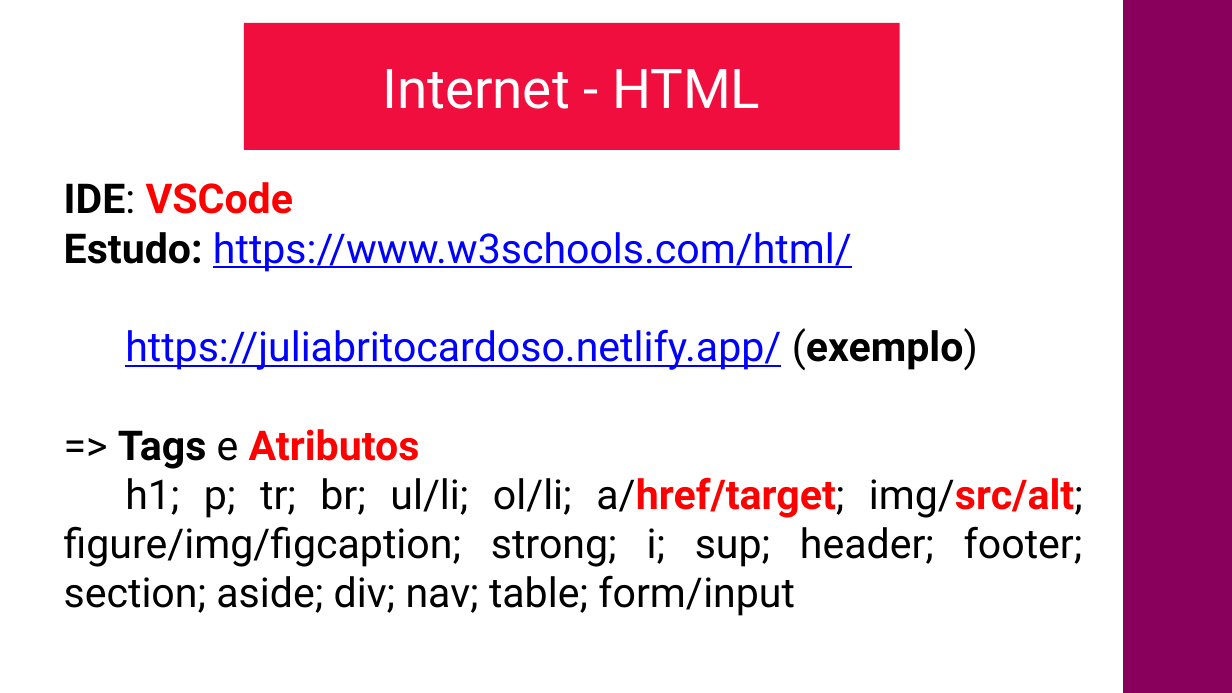
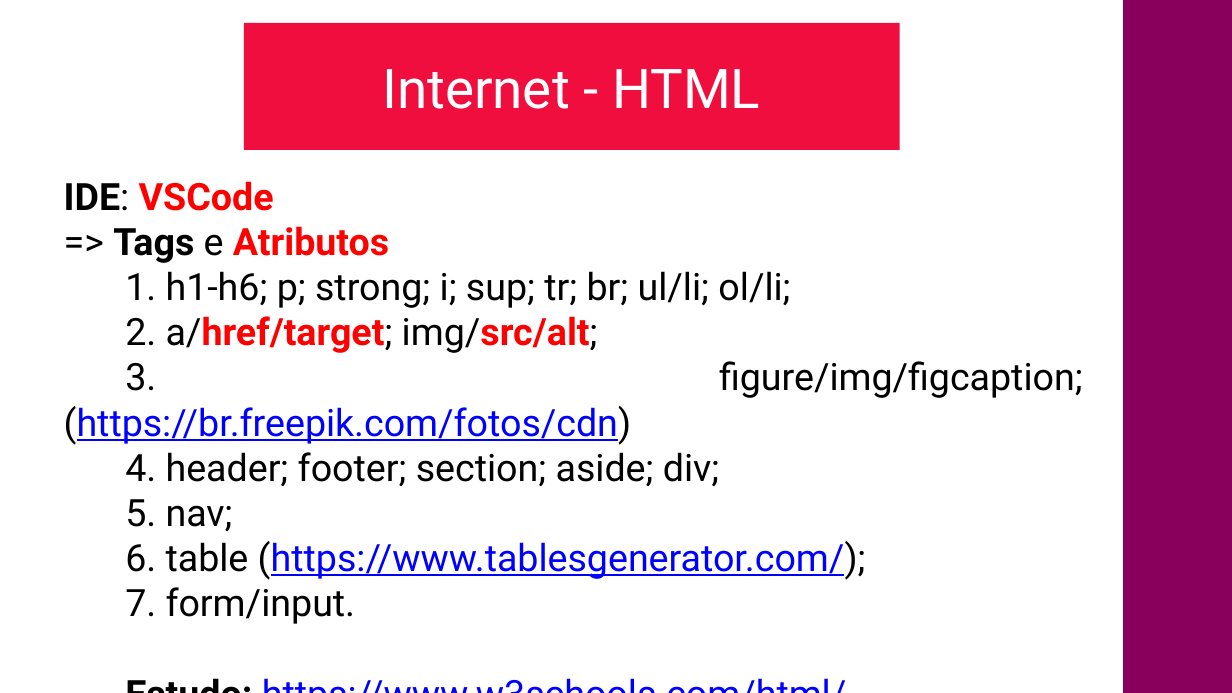
Before and after one commit to CloudEducationBrazil/nidyduqswyden, a slide deck: slide 4 of 01 Classes/Aula03- Internet HTML - Parte 2.pptx (slide 3 before the commit). Drawn at 1232x693 pixels with LibreOffice and Linux fonts; fonts in the diff are those of the drawing; background and template pictures are left out. Boxes give left, top, right and bottom in pixels: in the first picture for what was removed or moved away, otherwise in the second. Text is boxed around its words. In the diff, an @@ line names an element or a change of style, - is before the commit and + after.

Commit message:
slide de aula HTML 27102023

```diff
--- a/01 Classes/Aula03- Internet HTML - Parte 2.pptx
+++ b/01 Classes/Aula03- Internet HTML - Parte 2.pptx
@@ text at (x1=64, y1=181, x2=274, y2=211): size 24 to 22 pt in "IDE: VSCode", "Estudo: https://www.w3schools.com/html/" @@
@@ text at (x1=64, y1=226, x2=1083, y2=624): paragraphs added @@
+=> Tags e Atributos
+1. h1-h6; p; strong; i; sup; tr; br; ul/li; ol/li;
+2. a/href/target; img/src/alt;
+3. figure/img/figcaption; (https://br.freepik.com/fotos/cdn)
+4. header; footer; section; aside; div;
+5. nav;
+6. table (https://www.tablesgenerator.com/);
+7. form/input.
@@ text at (x1=64, y1=328, x2=1083, y2=616): paragraphs removed @@
-https://juliabritocardoso.netlify.app/ (exemplo)
-=> Tags e Atributos
-h1; p; tr; br; ul/li; ol/li; a/href/target; img/src/alt; figure/img/figcaption; strong; i; sup; header; footer; section; aside; div; nav; table; form/input
```
Also in this commit, not shown: 2 other slides changed, 1 slide added, 3 other files.
